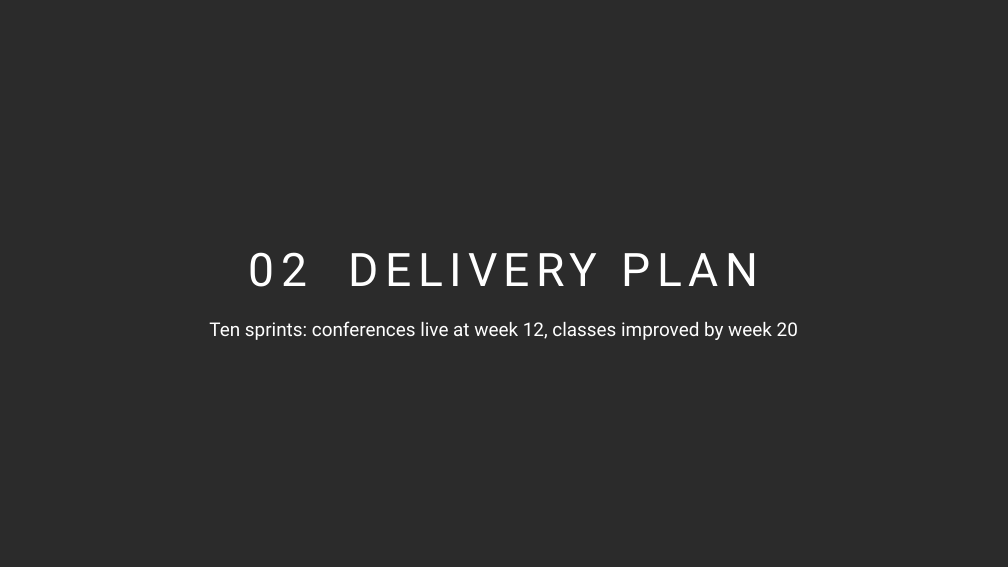
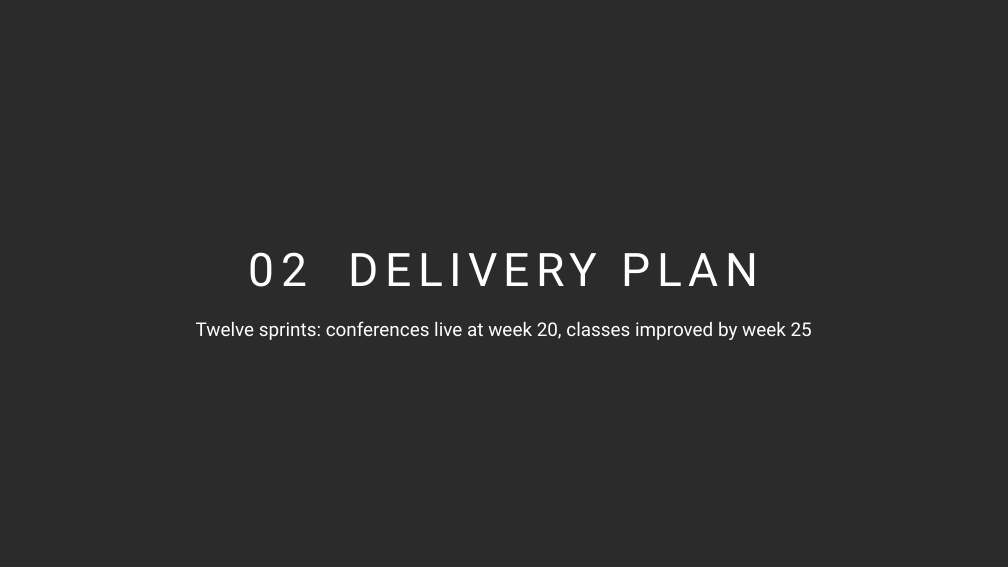
Before and after one commit to chintasurya/preSales_Memorial-hermann, a slide deck: slide 15 of deck/Memorial-Hermann-Event-Platform.pptx. Drawn at 1008x567 pixels with LibreOffice and Linux fonts; fonts in the diff are those of the drawing; background and template pictures are left out; a plain dark background stands for a picture behind light text. Boxes give left, top, right and bottom in pixels: in the first picture for what was removed or moved away, otherwise in the second. Text is boxed around its words. In the diff, an @@ line names an element or a change of style, - is before the commit and + after.

```diff
--- a/deck/Memorial-Hermann-Event-Platform.pptx
+++ b/deck/Memorial-Hermann-Event-Platform.pptx
@@ text at [196,321,812,340]: text changed @@
-Ten sprints: conferences live at week 12, classes improved by week 20
+Twelve sprints: conferences live at week 20, classes improved by week 25
```
Also in this commit, not shown: 7 other slides changed, 6 other files.
